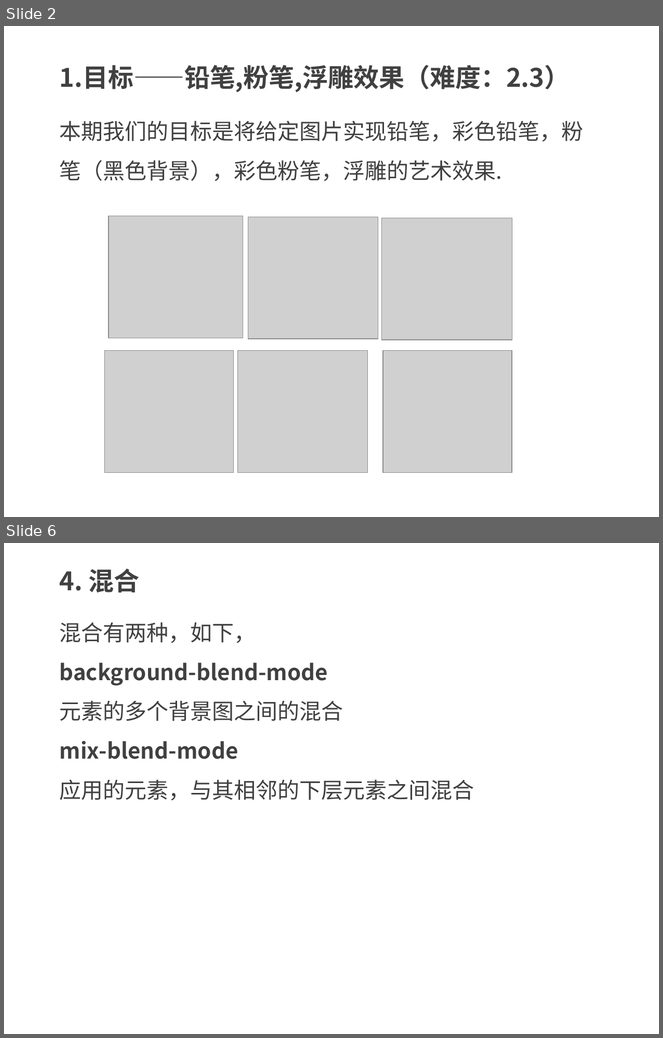
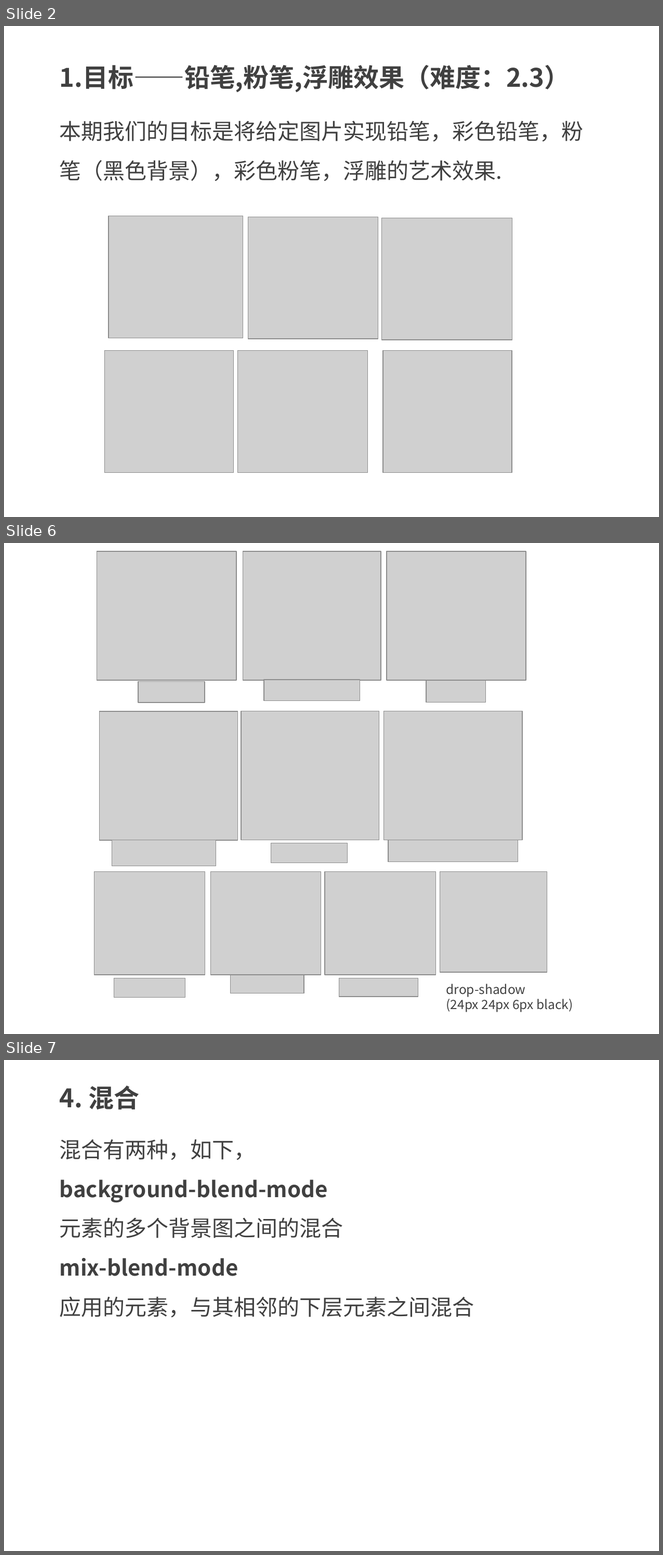
Before and after one commit to kong66/webAni, a slide deck: 35-css-filter/35.pptx. Shown one above the other, each under a label of ours: slides 2 and 6 before the commit, slides 2, 6 and 7 after it; the slides between them are not shown. The pictures are 663x1038 and 663x1555 pixels, drawn with LibreOffice and Linux fonts; fonts in the diff are those of the drawing; grey boxes stand for pictures. Boxes give left, top, right and bottom in pixels: in the first picture for what was removed or moved away, otherwise in the second. Text is boxed around its words. In the diff, an @@ line names an element or a change of style, - is before the commit and + after.

```diff
--- a/35-css-filter/35.pptx
+++ b/35-css-filter/35.pptx
@@ slide 6 added at [4,543,659,1034], background #FFFFFF @@
@@ picture added at [97,551,236,681] @@
@@ picture added at [243,551,382,681] @@
@@ picture added at [387,551,526,681] @@
@@ picture added at [138,681,205,702] @@
@@ picture added at [264,680,360,701] @@
@@ picture added at [426,681,486,703] @@
@@ picture added at [100,711,238,840] @@
@@ picture added at [241,711,379,840] @@
@@ picture added at [384,711,522,840] @@
@@ picture added at [112,840,216,866] @@
@@ picture added at [271,843,348,863] @@
@@ picture added at [389,840,518,862] @@
@@ picture added at [94,872,205,975] @@
@@ picture added at [210,872,321,975] @@
@@ picture added at [325,872,437,975] @@
@@ picture added at [440,872,547,973] @@
@@ picture added at [114,979,185,997] @@
@@ picture added at [231,976,305,994] @@
@@ picture added at [339,979,418,997] @@
@@ text added at [447,984,573,1013], 14 pt, text #404040 @@
+drop-shadow
+(24px 24px 6px black)
@@ what was slide 6 is now slide 7 @@
```
Also in this commit, not shown: 3 slides changed, 1 slide removed, 3 other files.
